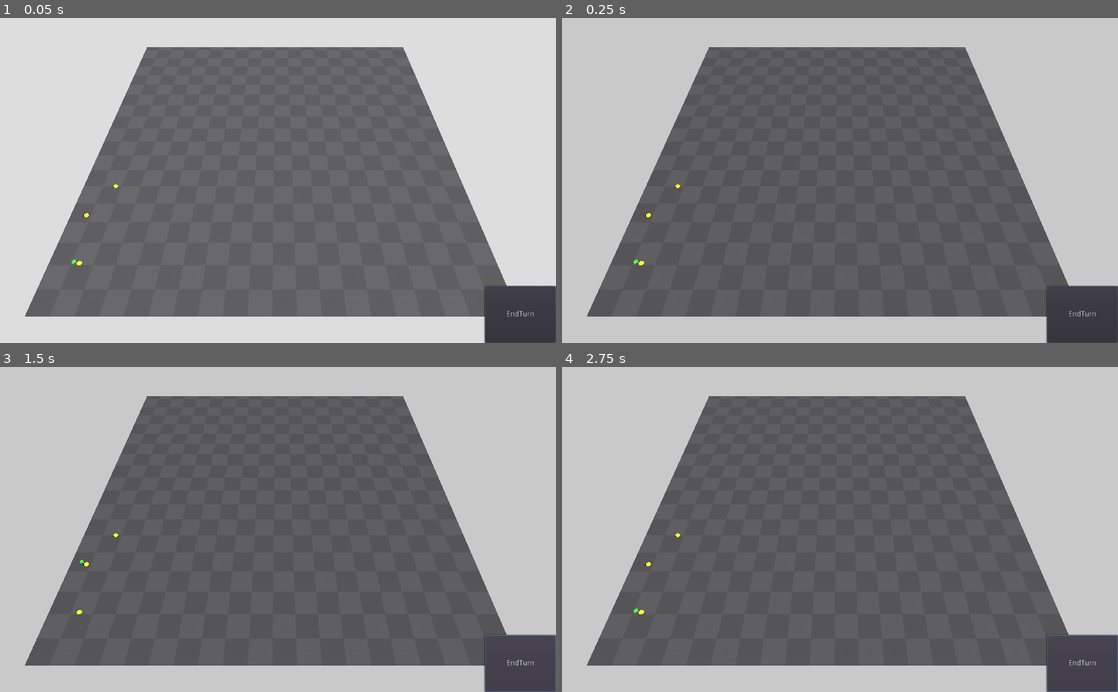
Above: before the commit, frames 1-4 (two rows, left to right).
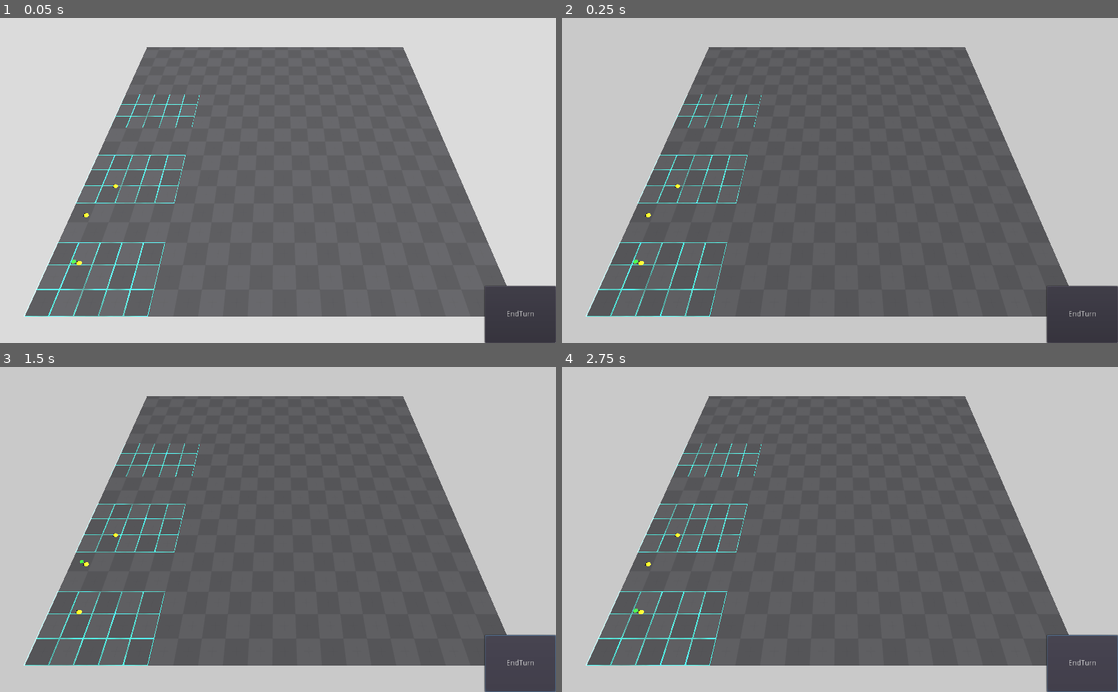
Above: after the commit, the same moments.

Repository: Rogotch/Desert
Game: Godot game, scene res://Resources/Scenes/3D/3dMap.tscn
Two runs of this game, one before a commit and one after it. Both use one fixed random seed, a clock stepped at 60 frames per second and the inputs below. The project has no main scene, so this scene is started directly.
Inputs:
- Up to frame 1 (0.05 s): no input
- Up to frame 2 (0.25 s): no input
- Up to frame 3 (1.5 s): click "EndTurn" at 0.5 s; click "EndTurn" at 1.25 s
- Up to frame 4 (2.75 s): click "EndTurn" at 2 s

The runs differ from the first frame. In frame 1, 0.9% of the frame differs, in the area x 4-36%, y 23-92%; in frame 2, 0.9%; in frame 3, 0.9%; in frame 4, 0.9%.
Error before the commit: Invalid get index 'interzone' (on base: 'Dictionary'). (res://Resources/Scripts/3DScripts/ArenaScript.gd:69)

Commit message:
Work on WaveFindPath
Адаптация алгоритма поиска пути под трёхмерный проект. Создание класса PointGrid. Пока всё виснет, надо построчно перебирать.

Diff:
--- /dev/null
+++ b/Resources/Entities/NodeObjects/GridPoint.gd
@@ -0,0 +1,17 @@
+extends Node
+
+class_name GridPoint, "res://Resources/Images/GUI/SimpleIcons/White/1x/target.png"
+
+enum {EMPTY = 0, PLAYER = 1, OBSTACLE = 2}
+
+var inPath = false
+var step = 0
+var content = EMPTY
+
+func _ready():
+	add_to_group("GridPoints")
+	pass
+
+func ClearPoint():
+	step = 0
+	pass
--- /dev/null
+++ b/Resources/Entities/NodeObjects/GridPoint.tscn
@@ -0,0 +1,6 @@
+[gd_scene load_steps=2 format=2]
+
+[ext_resource path="res://Resources/Entities/NodeObjects/GridPoint.gd" type="Script" id=1]
+
+[node name="GridPoint" type="Node"]
+script = ExtResource( 1 )
--- a/Resources/Scenes/3D/3dMap.tscn
+++ b/Resources/Scenes/3D/3dMap.tscn
@@ -74,22 +74,6 @@
 [node name="Arena" type="Spatial"]
 script = ExtResource( 7 )
 GridYValue = 0.5
-Zones = [ {
-"EndPos": Vector2( 10, 3 ),
-"StartPos": Vector2( 0, 0 ),
-"ZoneId": 0,
-"ZoneName": "Zone1"
-}, {
-"EndPos": Vector2( 10, 7 ),
-"StartPos": Vector2( 0, 4 ),
-"ZoneId": 1,
-"ZoneName": "Zone2"
-}, {
-"EndPos": Vector2( 10, 11 ),
-"StartPos": Vector2( 0, 8 ),
-"ZoneId": 2,
-"ZoneName": "Zone3"
-} ]
 GridsPath = NodePath("Environment/GridVisualizers")
 GridMapPath = NodePath("Environment/GridMap")
 CharactersNodePath = NodePath("CharactersNode")
--- a/Resources/Scripts/2DScripts/Entities/SimpleGrid.gd
+++ b/Resources/Scripts/2DScripts/Entities/SimpleGrid.gd
@@ -27,10 +27,13 @@
 
 # Called when the node enters the scene tree for the first time.
 func _ready():
+#	Заполнение массива точек передвижения
 	for x in range(grid_size.x):
 		grid.append([])
 		for y in grid_size.y:
 			grid[x].append(null)
+
+#	Инициализация позиций для препятствий
 	var objPosition = []
 	for n in range(5):
 		rng.randomize()
@@ -38,10 +41,12 @@
 		if not grid_pos in objPosition:
 			objPosition.append(grid_pos)
 
+#	Установка игрока в начальную позицию
 	var StartPos = updateChildPos(Player.position, Player.direction, Player.type)
 	Player.set_position(StartPos)
 	Player.gridPosition = world_to_map(Player.position)
 
+#	Установка препятствий по позициям
 	for pos in objPosition:
 		var new_obstacle = Obstacle.instance()
 		new_obstacle.position = map_to_world(pos)+half_tile_size
@@ -117,6 +122,7 @@
 			var step = 0
 			if typeof(gridArr[pos.x][pos.y]) != TYPE_INT:
 				step = gridArr[pos.x][pos.y].step
+#				print("step - " + str(step))
 			gridArr[gridPos.x][gridPos.y] = {step = step + 1}
 			return true
 	return false
--- a/Resources/Scripts/3DScripts/ArenaScript.gd
+++ b/Resources/Scripts/3DScripts/ArenaScript.gd
@@ -20,6 +20,16 @@
 onready var CharactersNode   = get_node(CharactersNodePath)
 
 var Grid = []
+var GridSize
+const RoundDirections = [
+	Vector2( 1, 0),
+	Vector2( 0, 1),
+	Vector2(-1, 0),
+	Vector2( 0,-1),
+	Vector2( 1, 1),
+	Vector2(-1, 1),
+	Vector2( 1,-1),
+	Vector2(-1,-1),]
 
 func _ready():
 	SetVisualGrids()
@@ -65,6 +75,7 @@
 	var count = 0
 #	var MinPos = Vector2(0,0)
 	var MaxPos = Vector2(0,0)
+#	print(str(Zones))
 	for zone in Zones:
 		if zone.interzone:
 			continue
@@ -82,7 +93,8 @@
 		newMesh.size = Vector3(CellsNum.x * 10, 0.01, CellsNum.y * 10)
 		newGrid.mesh = newMesh
 		count += 1
-#	AutofilGridMap(MaxPos)
+	GridSize = MaxPos
+	AutofilGridMap(MaxPos)
 	pass
 
 #Устанавливает выбранной зоне цвет и модификатор альфа-канала
@@ -100,10 +112,99 @@
 	for i in (EndPosition.x):
 		var line = []
 		for j in EndPosition.y:
-			var point = Vector2(i,j)
-			line.append(point)
+#			var point = Vector2(i,j)
+#			line.append(point)
+			line.append(GridPoint.new())
 		Grid.append(line)
 #			print(str(Vector2(i,j)))
 #			gridMap.set_cell_item(i, 0, j, 0)
 #			pass
 	pass
+
+
+#Волнами сканируем поле и ищем короткий путь
+func WaveFindPath(startPos, finPos):
+	var newGrid = Grid.duplicate(true)
+	var ScanningNodes = [startPos]
+	for node in ScanningNodes:
+		if node == finPos:
+			return SetTrace(finPos, newGrid)
+		else:
+			for dir in RoundDirections:
+				if isCellCheck(node, dir, newGrid):
+					ScanningNodes.append(node + dir)
+	var startString = "Startpos - %s, Endpos - %s"
+	var actualstring = startString % [str(startPos), str(finPos)]
+	print(actualstring)
+	print(str(Grid))
+	print("Путь не был найден")
+	return []
+	pass
+
+#Проверяем, доступна ли нам соседняя ячейка по направлению dir ячейка и если да, то увеличиваем её вес на 1
+func isCellCheck(pos, direction, gridArr):
+#	Проверка соседней клетки pos по направлению direction
+	var gridPos = (pos) + direction
+#	Проверка, находится ли точка в рамках сетки
+	if InGridCheck(pos, direction):
+#		Проверка, что точка свободна для передвижения
+		if  gridArr[gridPos.x][gridPos.y].content == GridPoint.EMPTY:
+#			print(str(gridArr[pos.x][pos.y]))
+			var step = 0
+#			Проверка, что предыдущая точка не занята игроком и определение её шага
+			if  gridArr[pos.x][pos.y].content != GridPoint.PLAYER:
+				step = gridArr[pos.x][pos.y].step
+#			Увеличение шага текущей точки на 1 по сравнению с прошлой
+			gridArr[gridPos.x][gridPos.y].inPath = true
+			gridArr[gridPos.x][gridPos.y].step = step + 1
+			return true
+	return false
+	pass
+
+#Строим путь обратно от финальной ячейки по полю
+func SetTrace(finPos, gridArr):
+	var newTrace = [finPos]
+	var stepNum = gridArr[finPos.x][finPos.y].step
+	while stepNum != 1:
+#		Перебираем окружающие ячейки
+		for dir in RoundDirections:
+#			Берём одну из ближайших ячеек, относительно нашей сдвинутой на dir
+			var NextPoint = NextStep(newTrace[-1], gridArr, dir)
+#			Проверяем, что её вес меньше веса текущей ячейки
+			if gridArr[NextPoint.x][NextPoint.y].step < stepNum:
+#				Если да, уменьшаем текущий вес ячейки, добавляем выбранную ячейку в массив пути и выходим из цикла перебора окружающих ячеек
+				stepNum = gridArr[NextPoint.x][NextPoint.y].step
+				newTrace.append(NextPoint)
+				break
+	print("Trace - " + str(newTrace))
+	return newTrace
+	pass
+
+#Проверяем, что следующая, по направлению dir, ячейка весит меньше текущей
+#Если да, возвращаем положение этой новой ячейки, иначе возвращаем старое значение
+func NextStep(pos, nGrid, dir):
+	if (InGridCheck(pos, dir) &&
+			nGrid[pos.x + dir.x][pos.y + dir.y].inPath &&
+			nGrid[pos.x + dir.x][pos.y + dir.y].step < nGrid[pos.x][pos.y].step):
+		return     Vector2(pos.x + dir.x, pos.y + dir.y)
+	else:
+		return     Vector2(pos.x, pos.y)
+	pass
+
+#Проверяем, что ячейка находится внутри сетки
+func InGridCheck(pos, direction):
+	var gridPos = (pos) + direction
+	if gridPos.x < GridSize.x && gridPos.x >= 0:
+		if gridPos.y < GridSize.y && gridPos.y >= 0:
+			return true
+	return false
+	pass
+
+#Переворачиваем массив и заполняем его мировыми координатами
+#func SetPath(trace):
+#	trace.invert()
+#	var finalPath = []
+#	for point in trace:
+#		finalPath.append(map_to_world(point) + half_tile_size)
+#	return finalPath
+#	pass
--- a/Resources/Scripts/3DScripts/Character.gd
+++ b/Resources/Scripts/3DScripts/Character.gd
@@ -47,8 +47,8 @@
 func _ready():
 	add_to_group("Units")
 	movement = MaxMovement
-#	var V3Pos = Grid.world_to_map(transform.origin)
-#	ZonePosition = Vector2(V3Pos.x, V3Pos.z)
+	var V3Pos = Grid.world_to_map(transform.origin)
+	ZonePosition = Vector2(V3Pos.x, V3Pos.z)
 	ZoneId = Arena.GetActualZoneId(ZonePosition)
 	print("ZoneId - " + str(ZoneId))
 #	print(str((Grid.world_to_map(transform.origin))))
--- a/Resources/Scripts/3DScripts/StaticBodyScript.gd
+++ b/Resources/Scripts/3DScripts/StaticBodyScript.gd
@@ -15,22 +15,25 @@
 	pass # Replace with function body.
 
 func _input_event(camera, event, click_position, click_normal, shape_idx):
-	if event is InputEventMouseMotion:
+#	if event is InputEventMouseMotion:
 #		print("Motion!" )
 #		var mapPoint = Grid.world_to_map(click_position)
-		FightSystem.SelectedCharacter.draw_path(click_position)
+#		FightSystem.SelectedCharacter.draw_path(click_position)
 #		print(str(mapPoint))
 	if event is InputEventMouseButton && event.pressed:
+		var startPosition = FightSystem.SelectedCharacter.ZonePosition
+		var selectedPosition = Vector2(Grid.world_to_map(click_position).x, Grid.world_to_map(click_position).z)
+		Arena.WaveFindPath(startPosition, selectedPosition)
 		print("Click!")
 #		Marker.transform.origin = Vector3(click_position.x, Marker.transform.origin.y, click_position.z)
 #		Marker.visible = true
 #
-		var mapPoint = Grid.world_to_map(click_position)
+#		var mapPoint = Grid.world_to_map(click_position)
 #		var newPathPoint = Grid.world_to_map(click_position) * Grid.cell_size + Grid.cell_size/2
 #		newPathPoint.y = 1
-		if Arena.BelongingToZone(Vector2(mapPoint.x, mapPoint.z), FightSystem.SelectedCharacter.ZoneId):
-			print("Click and move!")
-			FightSystem.SelectedCharacter.move_to(Vector3(click_position.x, 0, click_position.z))
+#		if Arena.BelongingToZone(Vector2(mapPoint.x, mapPoint.z), FightSystem.SelectedCharacter.ZoneId):
+#			print("Click and move!")
+#			FightSystem.SelectedCharacter.move_to(Vector3(click_position.x, 0, click_position.z))
 #			get_tree().call_group("Units", "move_to",  Vector3(click_position.x, 0, click_position.z))
 #			Player.Trace.append(newPathPoint)
 #
--- a/project.godot
+++ b/project.godot
@@ -13,9 +13,15 @@
 "class": "Character",
 "language": "GDScript",
 "path": "res://Resources/Scripts/3DScripts/Character.gd"
+}, {
+"base": "Node",
+"class": "GridPoint",
+"language": "GDScript",
+"path": "res://Resources/Entities/NodeObjects/GridPoint.gd"
 } ]
 _global_script_class_icons={
-"Character": ""
+"Character": "",
+"GridPoint": "res://Resources/Images/GUI/SimpleIcons/White/1x/target.png"
 }
 
 [application]
Binary file added: Resources/Images/GUI/SimpleIcons/White/1x/arrowDown.png
Not shown, added: Resources/Images/GUI/SimpleIcons/White/1x/arrowDown.png.import
Binary file added: Resources/Images/GUI/SimpleIcons/White/1x/arrowLeft.png
Not shown, added: Resources/Images/GUI/SimpleIcons/White/1x/arrowLeft.png.import
Binary file added: Resources/Images/GUI/SimpleIcons/White/1x/arrowRight.png
Not shown, added: Resources/Images/GUI/SimpleIcons/White/1x/arrowRight.png.import
Binary file added: Resources/Images/GUI/SimpleIcons/White/1x/arrowUp.png
Not shown, added: Resources/Images/GUI/SimpleIcons/White/1x/arrowUp.png.import
Binary file added: Resources/Images/GUI/SimpleIcons/White/1x/audioOff.png
Not shown, added: Resources/Images/GUI/SimpleIcons/White/1x/audioOff.png.import
Binary file added: Resources/Images/GUI/SimpleIcons/White/1x/audioOn.png
Not shown, added: Resources/Images/GUI/SimpleIcons/White/1x/audioOn.png.import
(and 406 more such lines)
